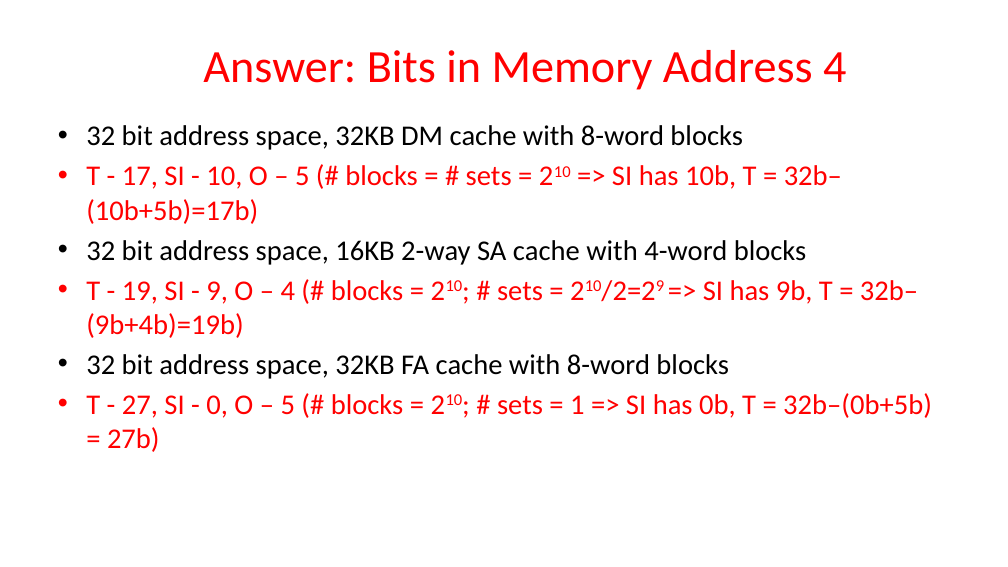
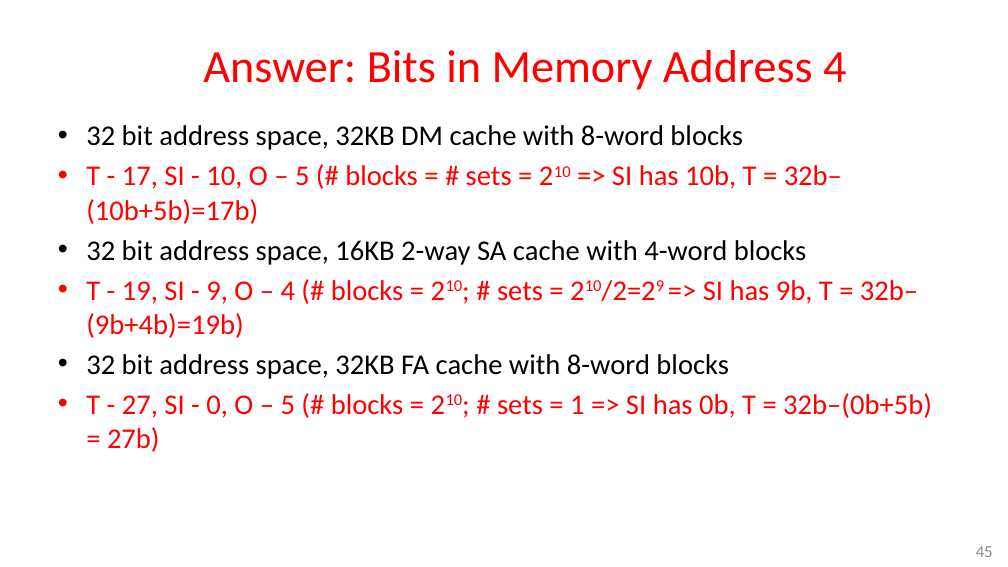
Before and after one commit to guhofstra/CSC256Fa25, a slide deck: slide 45 of PPTs/L7-Exercises ANS.pptx. Drawn at 1008x567 pixels with LibreOffice and Linux fonts; fonts in the diff are those of the drawing. Boxes give left, top, right and bottom in pixels: in the first picture for what was removed or moved away, otherwise in the second. Text is boxed around its words. In the diff, an @@ line names an element or a change of style, - is before the commit and + after.

```diff
--- a/PPTs/L7-Exercises ANS.pptx
+++ b/PPTs/L7-Exercises ANS.pptx
@@ page number added at [976, 546, 993, 557], 16 pt, text #8C8C8C @@
+45
```
Also in this commit, not shown: 45 other slides changed, 1 other file.
